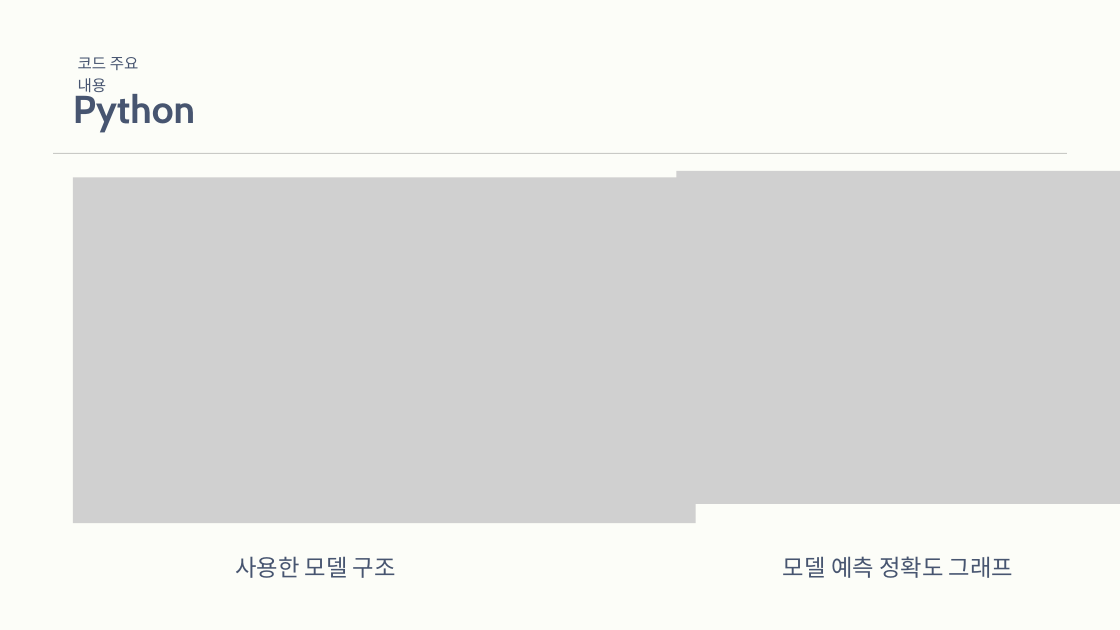
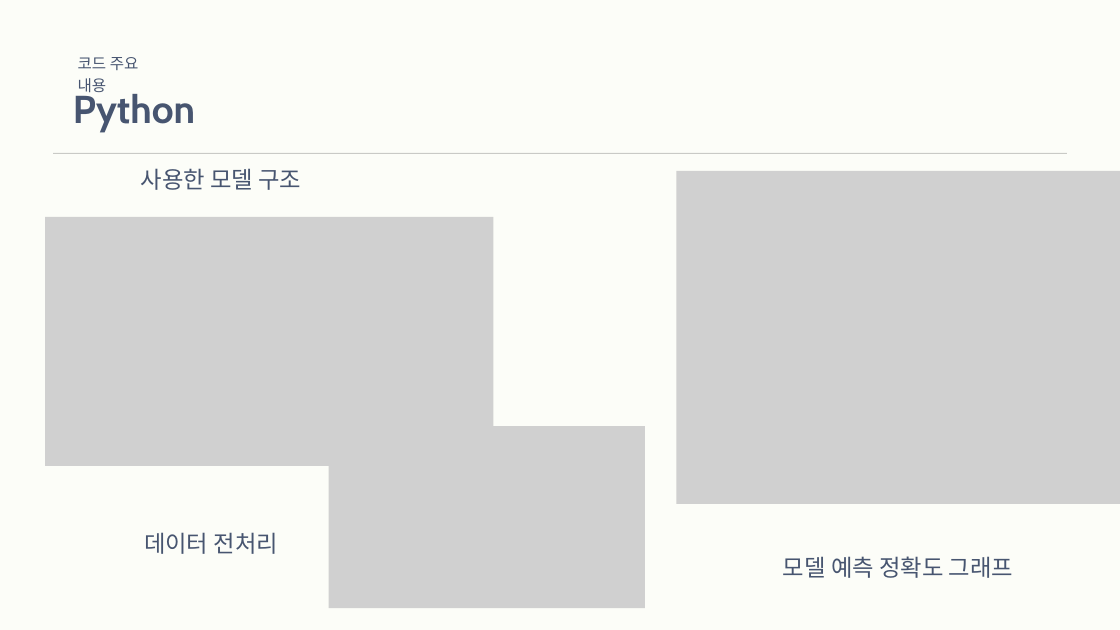
Before and after one commit to kim-jiw00k/djuiot, a slide deck: slide 6 of iotproject/Project/ML_project5/2025-04-04/mnist를 이용한 7SEGMNT 필기체 출력.pptx. Drawn at 1120x630 pixels with LibreOffice and Linux fonts; fonts in the diff are those of the drawing; grey boxes stand for pictures. Boxes give left, top, right and bottom in pixels: in the first picture for what was removed or moved away, otherwise in the second. Text is boxed around its words. In the diff, an @@ line names an element or a change of style, - is before the commit and + after.

```diff
--- a/iotproject/Project/ML_project5/2025-04-04/mnist를 이용한 7SEGMNT 필기체 출력.pptx
+++ b/iotproject/Project/ML_project5/2025-04-04/mnist를 이용한 7SEGMNT 필기체 출력.pptx
@@ text "사용한 모델 구조": place and size @@
-text "사용한 모델 구조" at [235,556,396,578]
+text "사용한 모델 구조" at [141,168,301,190]
@@ picture: place and size @@
-picture at [73,178,696,524]
+picture at [45,217,493,466]
@@ picture added at [329,426,645,608] @@
@@ text added at [144,532,278,554], 30 pt, text #475570 @@
+데이터 전처리
```
